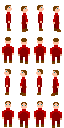
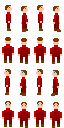
Comparing the layer stacks of the two 64px x 128px images. Changes:
painted on "N2" over [18, 51, 30, 56]
painted on "N4" over [50, 51, 62, 56]
painted on "S2" over [18, 115, 30, 120]
painted on "S4" over [50, 115, 62, 120]
